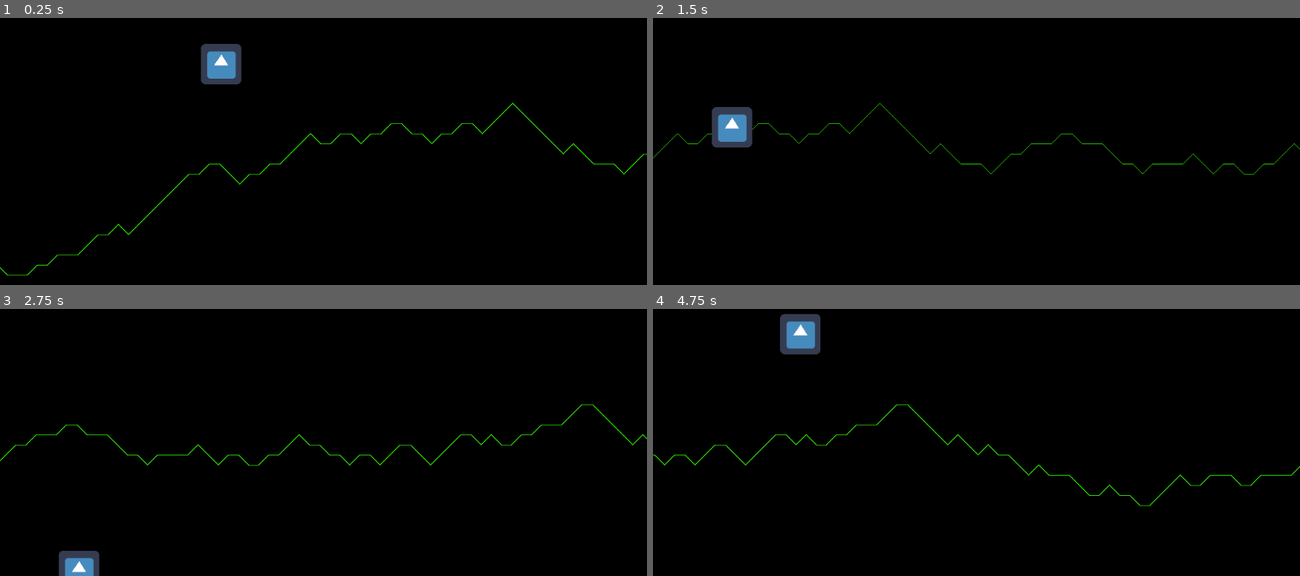
Above: before the commit, frames 1-4 (two rows, left to right).
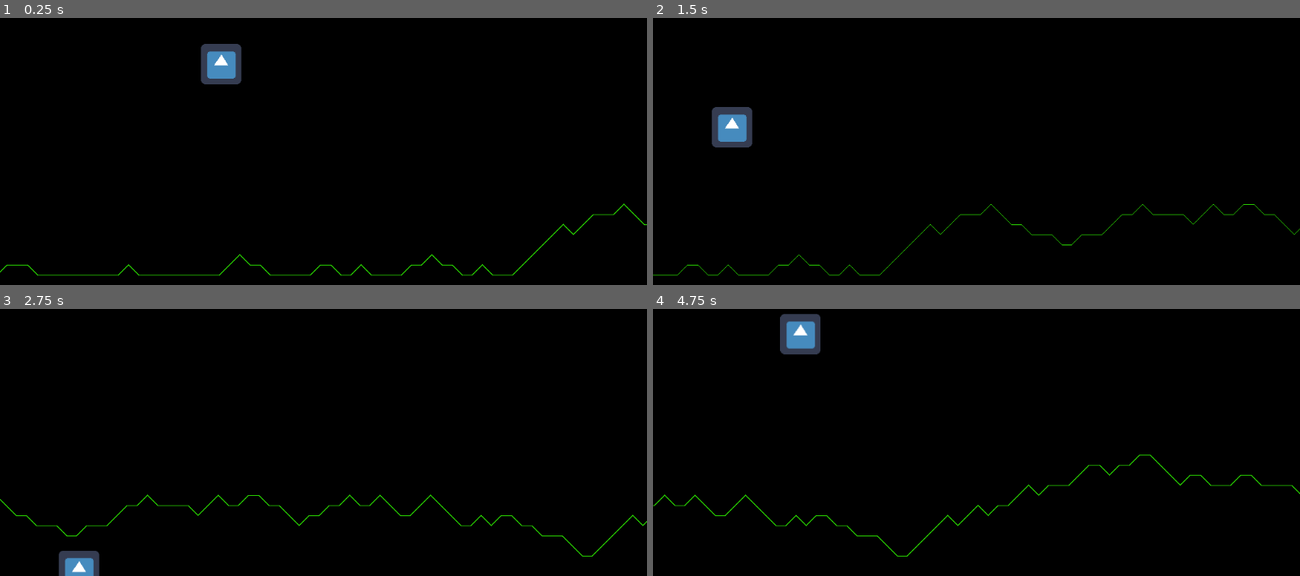
Above: after the commit, the same moments.

Repository: andrew-wilkes/godotia
Game: Godot game, scene res://Main.tscn
Two runs of this game, one before a commit and one after it. Both use one fixed random seed, a clock stepped at 60 frames per second and the inputs below. The engine's default icon, where the game draws it, is replaced by a stand-in: a white triangle on a blue panel in a dark square.
Inputs:
- Up to frame 1 (0.25 s): no input
- Up to frame 2 (1.5 s): hold Right (ui_right) 0.53-1.28 s; hold Down (ui_down) from 1.28 s (still down)
- Up to frame 3 (2.75 s): release Down (ui_down) at 2.03 s; hold Right (ui_right) from 2.03 s (still down)
- Up to frame 4 (4.75 s): release Right (ui_right) at 2.78 s; hold Up (ui_up) 2.78-3.53 s; hold Left (ui_left) from 3.53 s (still down)

The runs differ from the first frame. In frame 1, 1.3% of the frame differs, in the area x 0-100%, y 31-97%; in frame 2, 0.9%; in frame 3, 1.3%; in frame 4, 1.3%, in the area x 0-100%, y 35-93%.

Commit message:
Added clamp to terrain algorithm.

Diff:
--- a/Terrain.gd
+++ b/Terrain.gd
@@ -1,8 +1,9 @@
 extends Node2D
 
 const SEED = 24
-const GRID_SIZE = 16
+const GRID_SIZE = 16.0
 const MIN_NUM_POINTS = 5000
+const MAX_HEIGHT = 300
 
 var line
 var base_level
@@ -31,14 +32,14 @@
 	while pos.x < MIN_NUM_POINTS or abs(pos.y) > 0:
 		pos.x += GRID_SIZE
 		pos.y += (rng.randi() % 3 - 1) * GRID_SIZE # -1, 0, 1 * GRID_SIZE
+		pos.y = clamp(pos.y, -MAX_HEIGHT, 0)
 		add_point(pos)
 	end_pos = pos.x
 	print("End pos: %d Flats: %d" % [end_pos, flats.size()])
 
 
 func add_point(p):
-	# Clip points that are below base level
-	var point = Vector2(p.x, -max(0, p.y))
+	var point = Vector2(p.x, p.y)
 	line.add_point(point)
 	# Save points of the flat sections of terrain
 	if last_point and last_point.y == point.y:
--- a/Terrain.tscn
+++ b/Terrain.tscn
@@ -9,3 +9,4 @@
 position = Vector2( 0, 202.398 )
 width = 1.0
 default_color = Color( 0.168627, 0.858824, 0, 1 )
+texture_mode = 0
